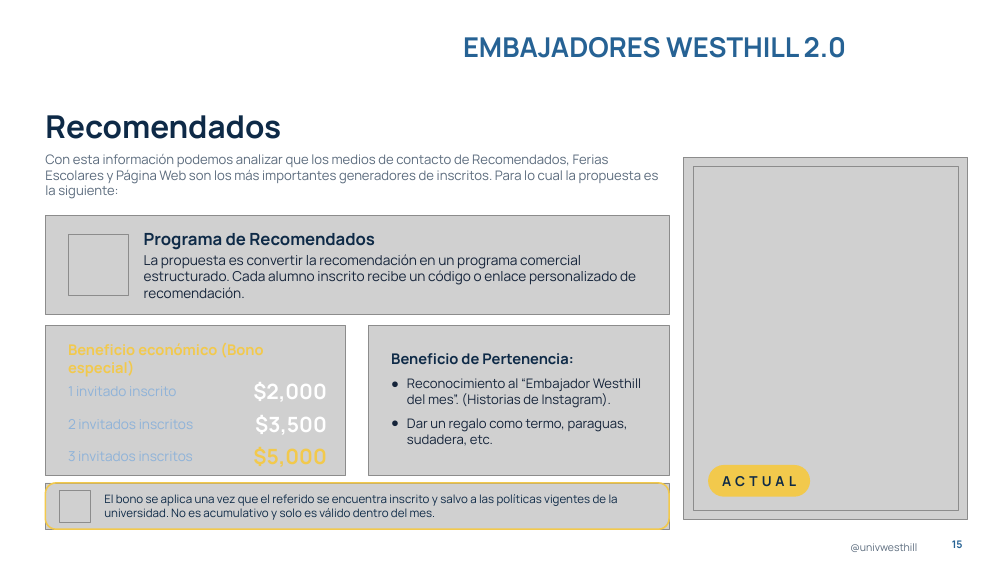
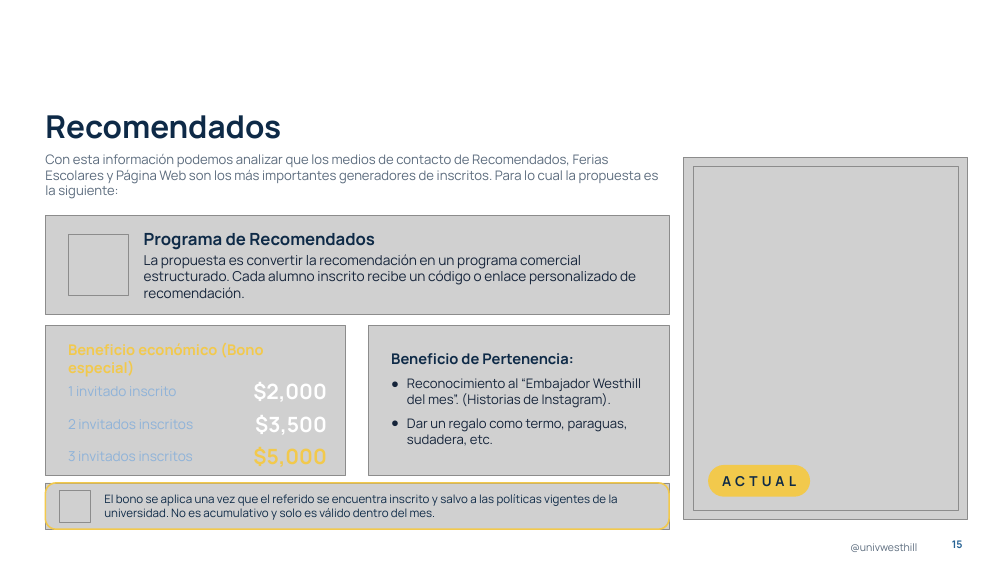
Before and after one commit to dnmcamiloedson-arch/EdUW, a slide deck: slide 15 of presentaciones/Plan_de_Accion_Embajadores_Westhill_2027.pptx. Drawn at 1008x567 pixels with LibreOffice and Linux fonts; fonts in the diff are those of the drawing; grey boxes stand for pictures; background and template pictures are left out. Boxes give left, top, right and bottom in pixels: in the first picture for what was removed or moved away, otherwise in the second. Text is boxed around its words. In the diff, an @@ line names an element or a change of style, - is before the commit and + after.

```diff
--- a/presentaciones/Plan_de_Accion_Embajadores_Westhill_2027.pptx
+++ b/presentaciones/Plan_de_Accion_Embajadores_Westhill_2027.pptx
@@ text removed at box(463, 37, 846, 58) @@
-EMBAJADORES WESTHILL 2.0
```
Also in this commit, not shown: 13 other slides changed.
